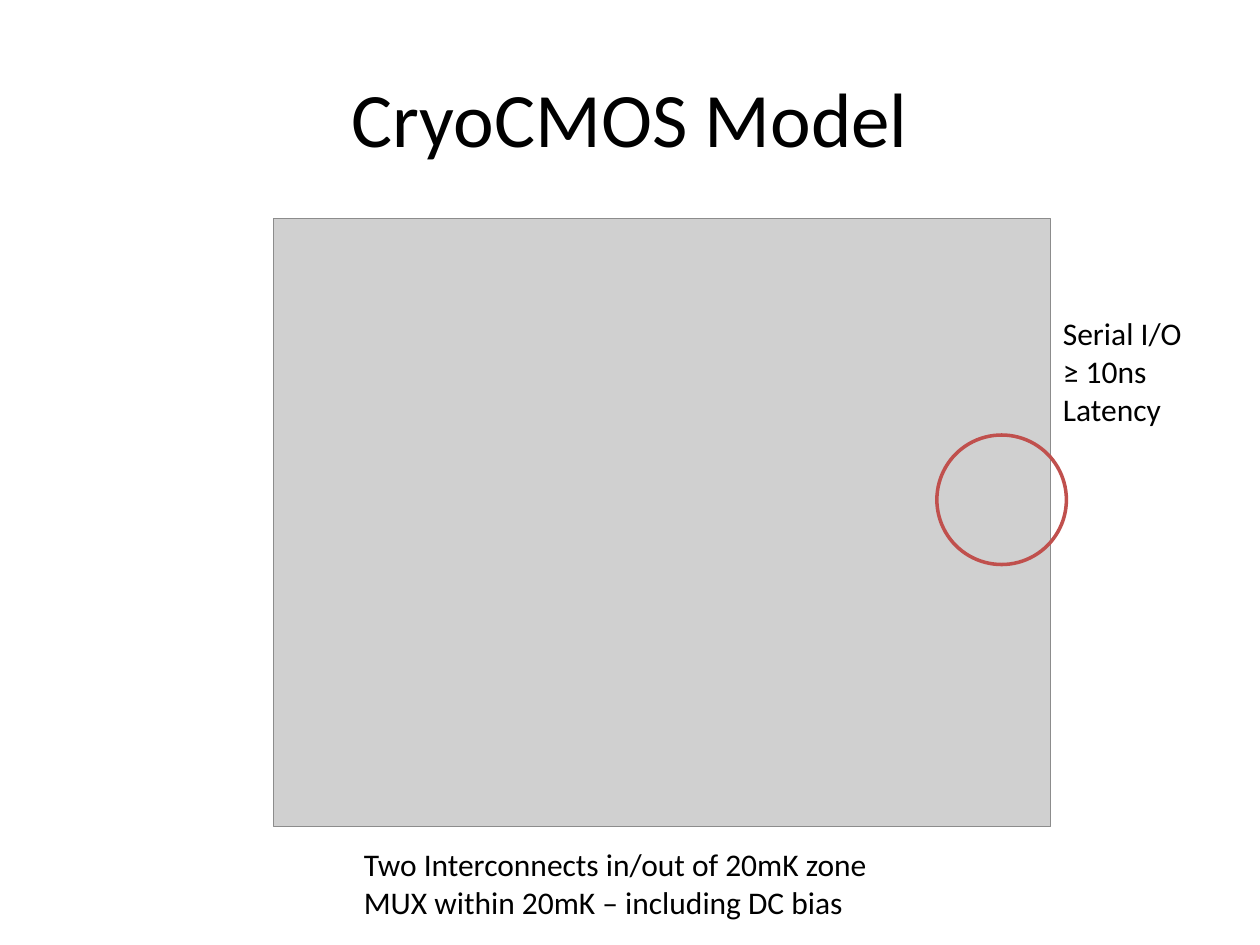
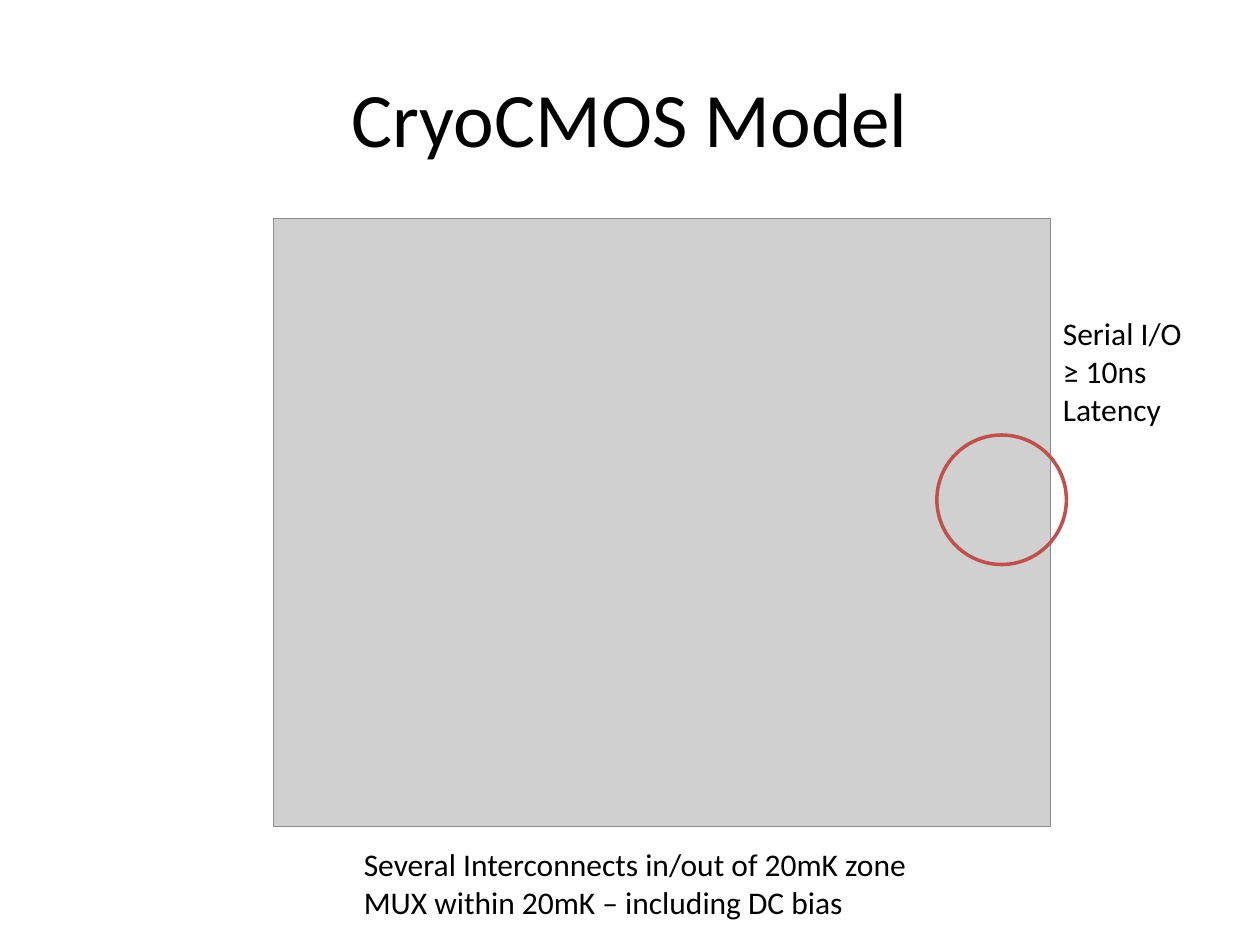
Before and after one commit to ah744/CryoControl, a slide deck: slide 4 of Statistics/CryoControlMarch14.pptx. Drawn at 1260x945 pixels with LibreOffice and Linux fonts; fonts in the diff are those of the drawing; grey boxes stand for pictures. Boxes give left, top, right and bottom in pixels: in the first picture for what was removed or moved away, otherwise in the second. Text is boxed around its words. In the diff, an @@ line names an element or a change of style, - is before the commit and + after.

```diff
--- a/Statistics/CryoControlMarch14.pptx
+++ b/Statistics/CryoControlMarch14.pptx
@@ text at (364,854,906,878): text changed @@
-Two Interconnects in/out of 20mK zone
+Several Interconnects in/out of 20mK zone
```
Also in this commit, not shown: 7 other slides changed, 4 slides added, 7 other files.
